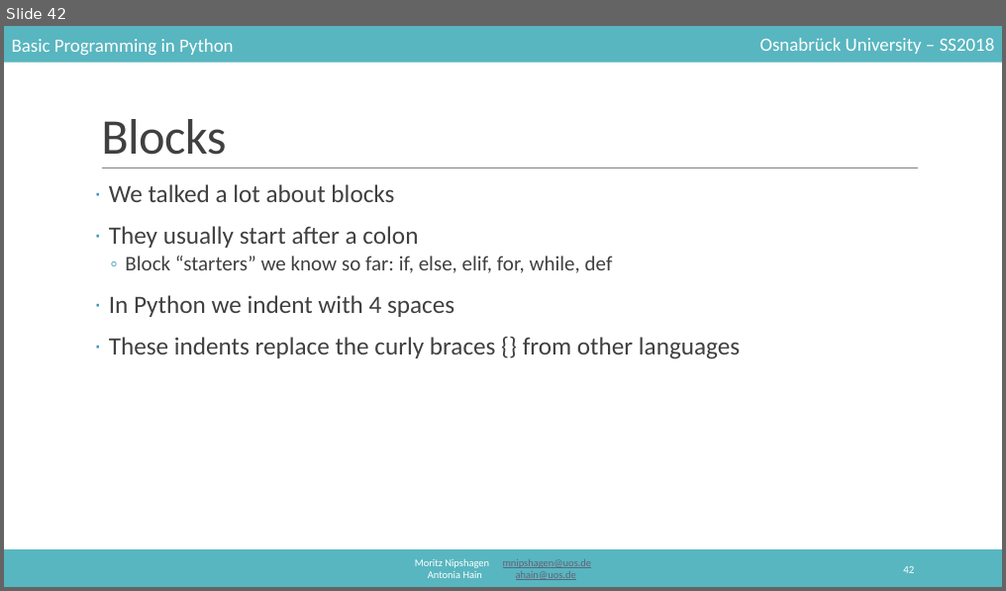
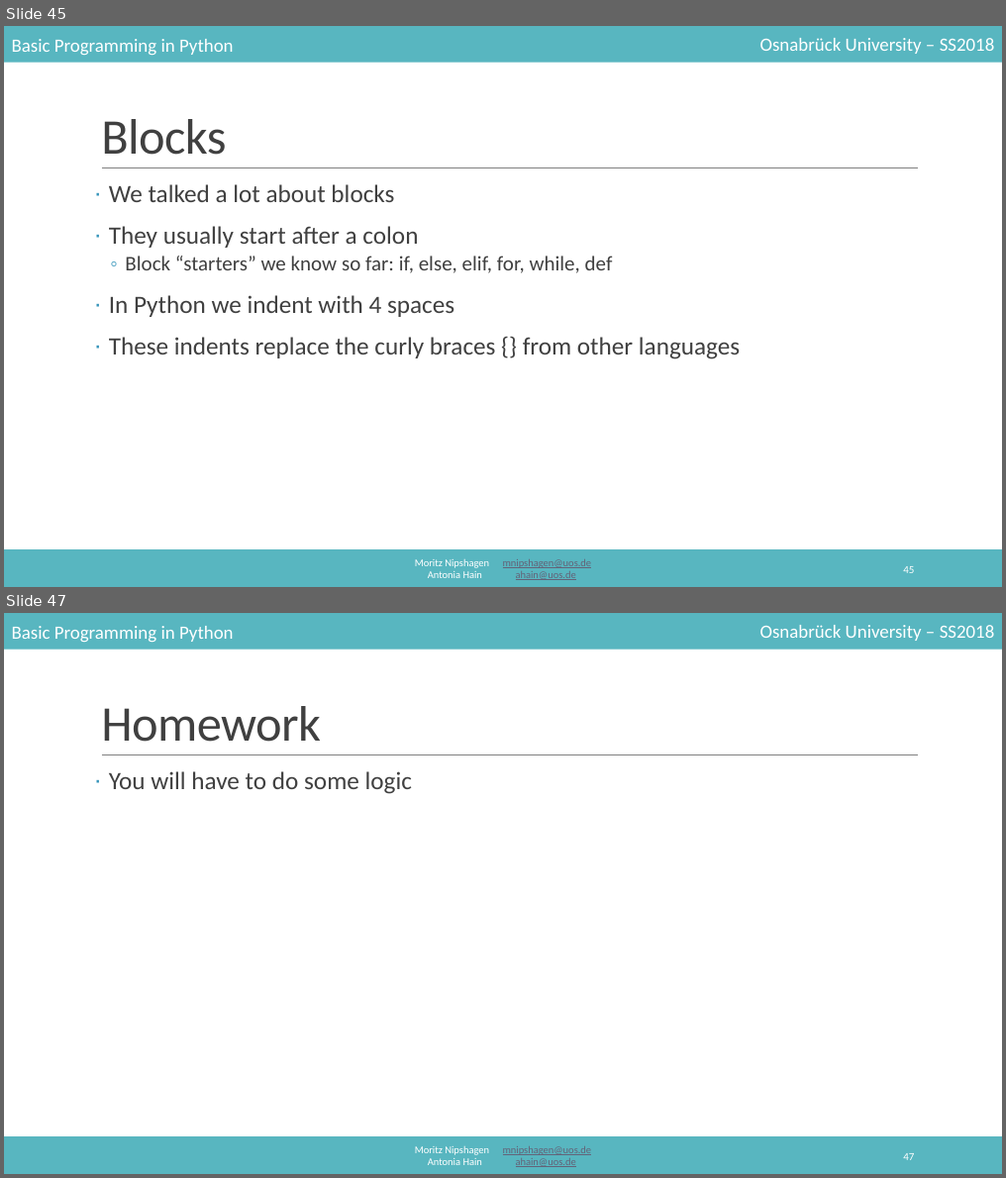
Before and after one commit to mnipshagen/monty, a slide deck: 2018/03/control_structures.pptx. Shown one above the other, each under a label of ours: slide 42 before the commit, slides 45 and 47 after it; the slides between them are not shown. The pictures are 1006x591 and 1006x1178 pixels, drawn with LibreOffice and Linux fonts; fonts in the diff are those of the drawing. Boxes give left, top, right and bottom in pixels: in the first picture for what was removed or moved away, otherwise in the second. Text is boxed around its words. In the diff, an @@ line names an element or a change of style, - is before the commit and + after.

```diff
--- a/2018/03/control_structures.pptx
+++ b/2018/03/control_structures.pptx
@@ slide 47 added at (4, 613, 1002, 1174), background #FFFFFF; not listed: 6 template elements that a slide beside it also shows @@
@@ title added at (101, 706, 321, 742), 48 pt, text #404040 @@
+Homework
@@ text added at (109, 771, 412, 794), 24 pt, text #404040 @@
+· You will have to do some logic
@@ page number added at (903, 1154, 914, 1160), 10.5 pt, text #FFFFFF @@
+47
@@ what was slide 42 is now slide 45 @@
@@ page number at (903, 567, 914, 573): text changed @@
-42
+45
```
Also in this commit, not shown: 19 slides changed, 5 other slides added, 5 other files.
